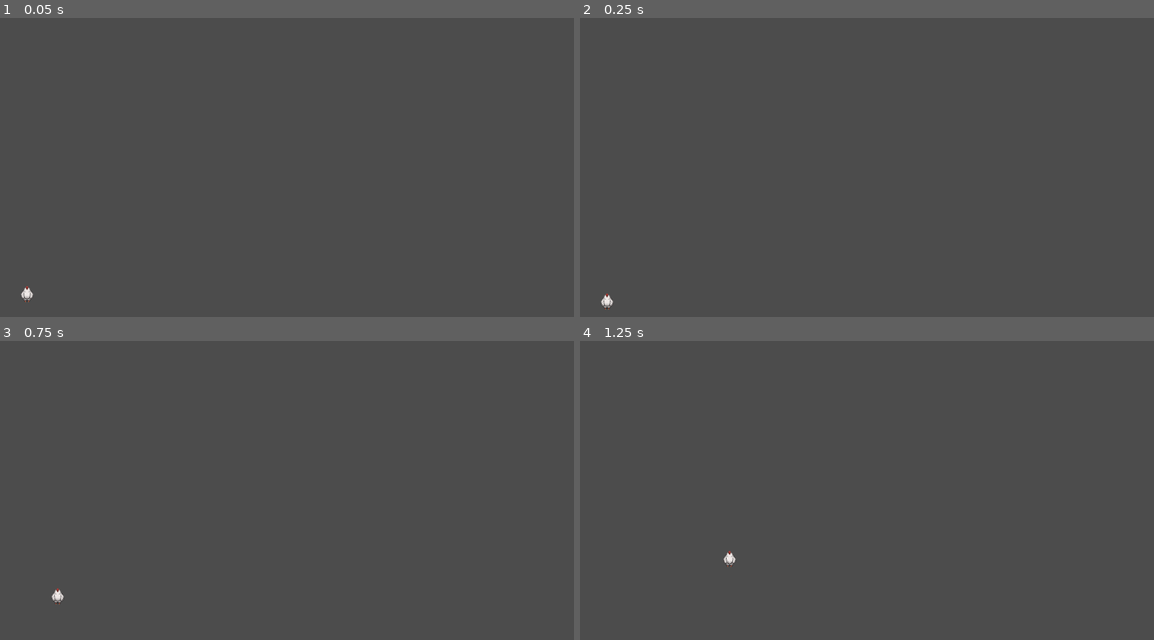
Above: before the commit, frames 1-4 (two rows, left to right).
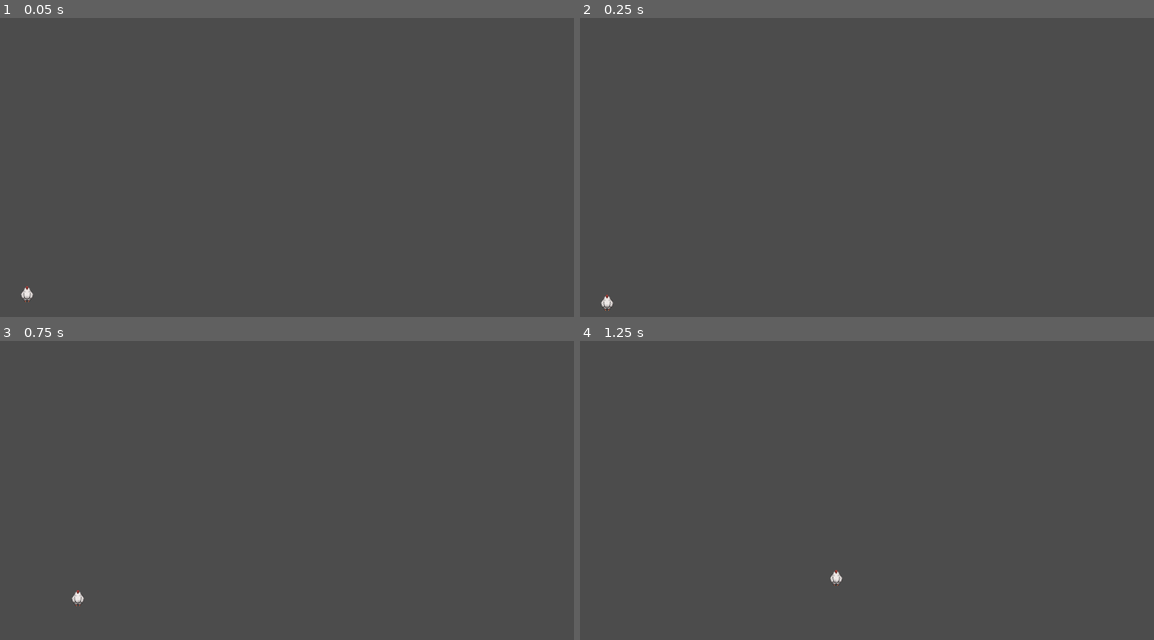
Above: after the commit, the same moments.

Repository: see4pablo/rooster-madness
Game: Godot game, scene res://scenes/Main.tscn
Same seed, same stepped clock (60 frames per second), same inputs: the game is played once before the commit and once after it.
Inputs (mouse positions are in pixels of both pictures, inside the frame that each line leads up to):
- Up to frame 1 (0.05 s): no input
- Up to frame 2 (0.25 s): no input
- Up to frame 3 (0.75 s): move the mouse to (407, 505) at 0.52 s; hold D (move_right) from 0.53 s (still down); hold Space (jump) from 0.53 s (still down); click (407, 505) at 0.6 s
- Up to frame 4 (1.25 s): keep holding D (move_right); keep holding Space (jump)

Frame 1 is identical in both runs. In frame 2, less than 0.1% of the frame differs, in the area x 3-6%, y 92-98%; in frame 3, 0.1%; in frame 4, 0.1%, in the area x 25-46%, y 70-82%.

Commit message:
Pushed first attemp of dash

Diff:
--- a/project.godot
+++ b/project.godot
@@ -36,6 +36,11 @@
 "events": [ Object(InputEventKey,"resource_local_to_scene":false,"resource_name":"","device":0,"alt":false,"shift":false,"control":false,"meta":false,"command":false,"pressed":false,"scancode":32,"unicode":0,"echo":false,"script":null)
  ]
 }
+left_click={
+"deadzone": 0.5,
+"events": [ Object(InputEventMouseButton,"resource_local_to_scene":false,"resource_name":"","device":0,"alt":false,"shift":false,"control":false,"meta":false,"command":false,"button_mask":0,"position":Vector2( 0, 0 ),"global_position":Vector2( 0, 0 ),"factor":1.0,"button_index":1,"pressed":false,"doubleclick":false,"script":null)
+ ]
+}
 
 [rendering]
 
--- a/scenes/Character.tscn
+++ b/scenes/Character.tscn
@@ -158,7 +158,7 @@
 texture = ExtResource( 1 )
 vframes = 4
 hframes = 3
-frame = 3
+frame = 4
 
 [node name="CollisionShape2D" type="CollisionShape2D" parent="."]
 position = Vector2( 0, 3 )
--- a/scripts/Character.gd
+++ b/scripts/Character.gd
@@ -1,10 +1,19 @@
 extends KinematicBody2D
 
 var linear_vel = Vector2()
+var target_vel = Vector2()
+var mouse_target = Vector2()
 var speed = 300
-var gravity = 400
+var dash_speed = speed * 3
+var gravity = 500
+var falling_gravity = gravity
+
+#booleans of state
 var facing_right = true
-var facing_up = true
+var falling = true
+var dashing = false
+var can_dash = false
+var on_floor = false
 
 onready var playback = $AnimationTree.get("parameters/playback")
 
@@ -12,22 +21,56 @@
 func _ready():
 	pass # Replace with function body.
 
+func rooster_killed():
+	#things that happen if the hero killed an enemy
+	can_dash = true
 
 func _physics_process(delta):
 
-	linear_vel.y += gravity * delta
+	linear_vel.y += falling_gravity * delta
 	linear_vel = move_and_slide(linear_vel, Vector2.UP)
 
-	var on_floor = is_on_floor()
+	on_floor = is_on_floor()
+	if on_floor:
+		can_dash = true
+		dashing = false
 
-	var target_vel = Input.get_action_strength("move_right") - Input.get_action_strength("move_left")
-	linear_vel.x = lerp(linear_vel.x, target_vel * speed, 0.5)
+	#input
 
-	if Input.is_action_just_pressed("jump") and on_floor:
-		linear_vel.y = -speed
+	#horizontal movement
+	target_vel.x = 0
+	target_vel.y = 0
+	falling_gravity = gravity
+
+	if not dashing:
+
+		if Input.is_action_pressed("move_right"):
+			target_vel.x += speed
+		if Input.is_action_pressed("move_left"):
+			target_vel.x -= speed
+		#jumping and gliding
+		if Input.is_action_pressed("jump"):
+			if on_floor:
+				linear_vel.y = -speed
+			else:
+				#gliding
+				falling_gravity = 0.5*gravity
+		if can_dash and Input.is_action_just_pressed("left_click"):
+			can_dash = false
+			dashing = true
+			mouse_target = get_global_mouse_position()
+			linear_vel = (mouse_target - position).normalized() * dash_speed
+
+		linear_vel.x = lerp(linear_vel.x, target_vel.x, 0.5)
+
+	linear_vel.y += target_vel.y
+
+	if dashing:
+		#dash a certain distance, ignoring gravity and friction
+
+		pass
 
 	#animation
-	print(linear_vel.length_squared())
 	if on_floor:
 		if linear_vel.length_squared() > 10:
 			playback.travel("walk")
@@ -39,9 +82,14 @@
 		elif linear_vel.y < 0:
 			playback.travel("jump")
 
-	if facing_right and target_vel < 0:
+	if facing_right and linear_vel.x < 0:
 		scale.x = -1
 		facing_right = false
-	if not facing_right and target_vel > 0:
+	if not facing_right and linear_vel.x > 0:
 		scale.x = -1
 		facing_right = true
+
+	if falling and linear_vel.y <= 0:
+		falling = false
+	if not falling and linear_vel.y > 0:
+		falling = true
